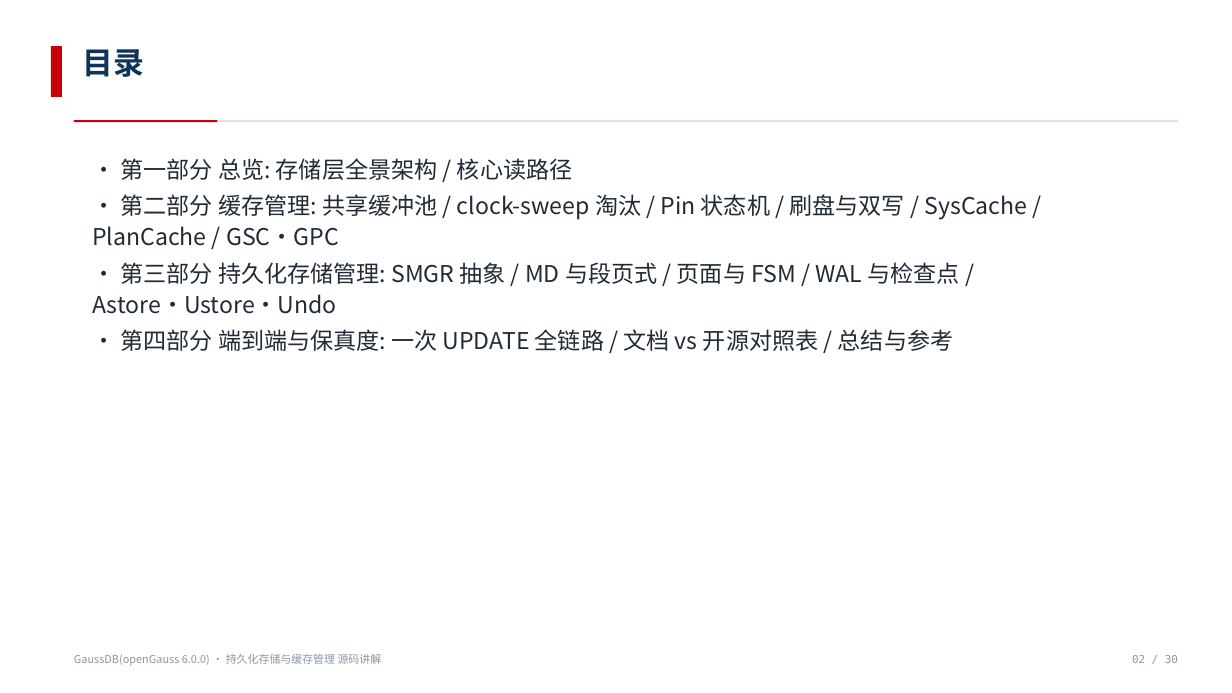
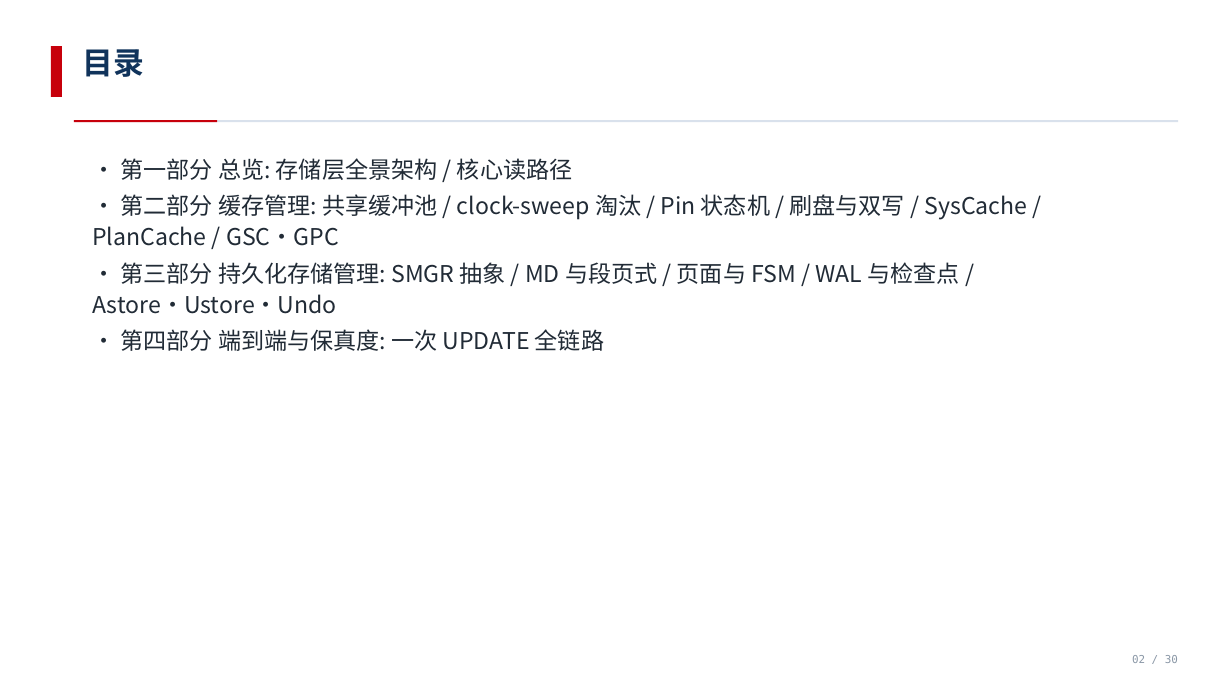
Before and after one commit to Edfghdrtxxx/OrbitOS, a slide deck: slide 2 of 50_Resources/GaussDB_openGauss_存储与缓存_源码讲解.pptx. Drawn at 1232x693 pixels with LibreOffice and Linux fonts; fonts in the diff are those of the drawing. Boxes give left, top, right and bottom in pixels: in the first picture for what was removed or moved away, otherwise in the second. Text is boxed around its words. In the diff, an @@ line names an element or a change of style, - is before the commit and + after.

```diff
--- a/50_Resources/GaussDB_openGauss_存储与缓存_源码讲解.pptx
+++ b/50_Resources/GaussDB_openGauss_存储与缓存_源码讲解.pptx
@@ text at bbox=[120, 329, 604, 351]: text changed @@
-• 第四部分 端到端与保真度: 一次 UPDATE 全链路 / 文档 vs 开源对照表 / 总结与参考
+• 第四部分 端到端与保真度: 一次 UPDATE 全链路
@@ text removed at bbox=[74, 654, 382, 666] @@
-GaussDB(openGauss 6.0.0) · 持久化存储与缓存管理 源码讲解
```
Also in this commit, not shown: 27 other slides changed, 1 slide removed.
